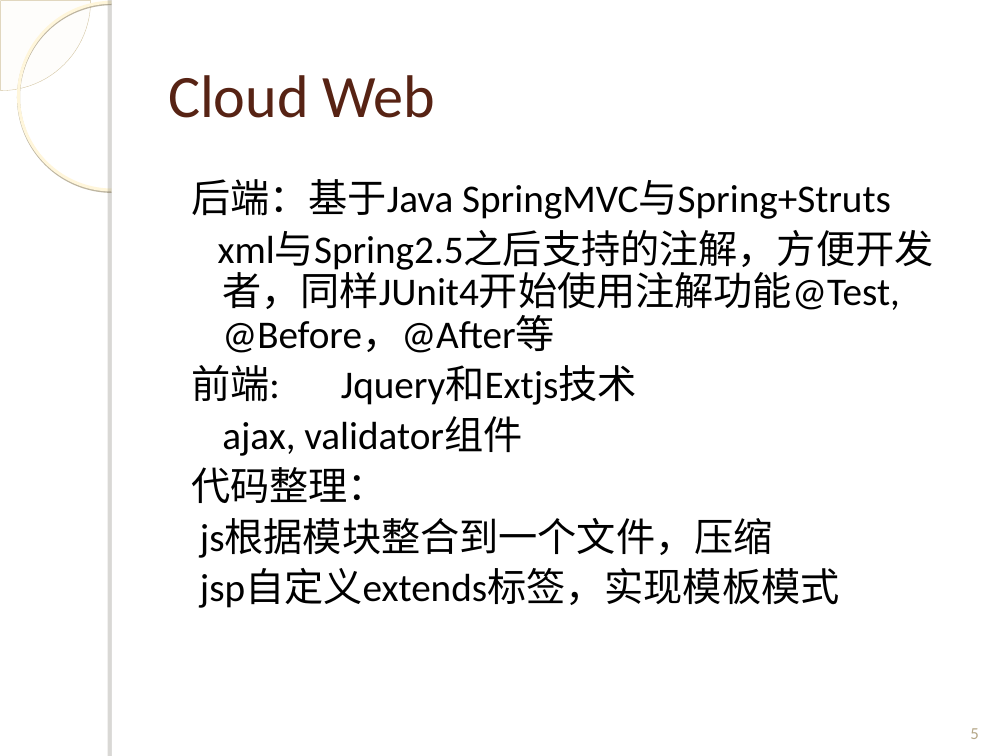
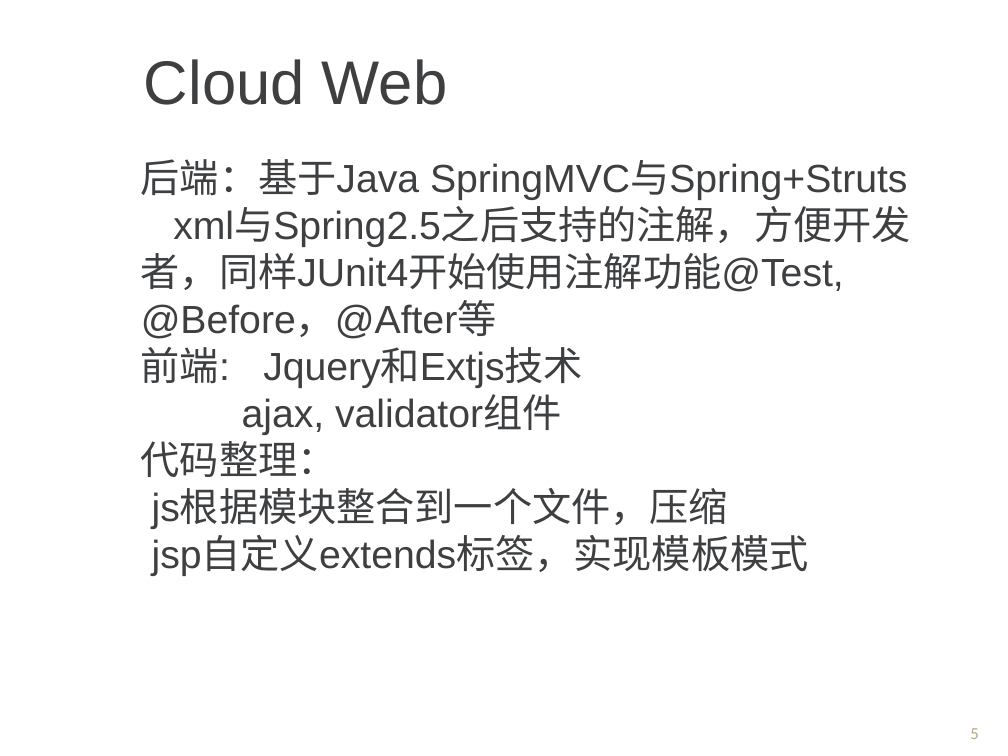
Before and after one commit to Spectrumleeee/Works, a slide deck: slide 5 of document/转正答辩_云平台部_黎光谱.ppt. Drawn at 1008x756 pixels with LibreOffice and Linux fonts; fonts in the diff are those of the drawing; background and template pictures are left out. Boxes give left, top, right and bottom in pixels: in the first picture for what was removed or moved away, otherwise in the second. Text is boxed around its words. In the diff, an @@ line names an element or a change of style, - is before the commit and + after.

```diff
--- a/document/转正答辩_云平台部_黎光谱.ppt
+++ b/document/转正答辩_云平台部_黎光谱.ppt
@@ freeform shape removed at [0,0,90,90] @@
@@ ellipse removed at [18,2,206,190] @@
@@ rectangle removed at [112,0,1008,756] @@
@@ rectangle removed at [112,0,120,756] @@
@@ text "Cloud Web": place and size @@
-text "Cloud Web" at [168,75,436,118]
+text "Cloud Web" at [144,59,448,105]
@@ text "Cloud Web" at [144,59,448,105]: size 43 to 44 pt, font Calibri to Arial, text colour #572314 to #3D3F41; vertical alignment middle to top @@
@@ text "后端：基于Java SpringMVC与Spring+Struts": place and size @@
-text "后端：基于Java SpringMVC与Spring+Struts" at [191,179,934,608]
+text "后端：基于Java SpringMVC与Spring+Struts" at [141,159,910,576]
@@ text "后端：基于Java SpringMVC与Spring+Struts" at [141,159,910,576]: font Calibri to Arial, text colour #000000 to #3D3F41; indent changed; line spacing 0.9 to 1; less space between paragraphs @@
```
Also in this commit, not shown: 12 other slides changed, 1 slide added, 1 slide removed.
